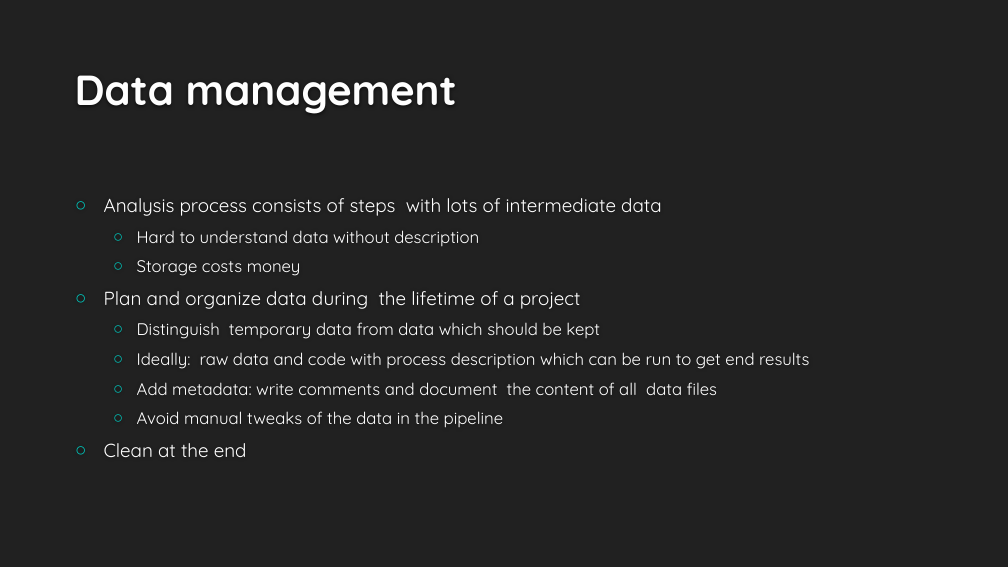
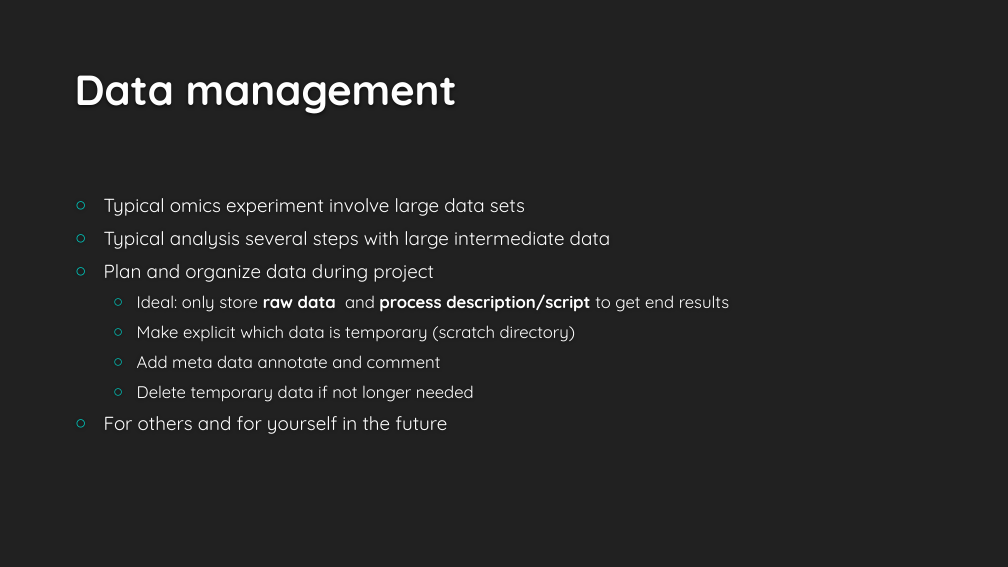
Before and after one commit to wdeleeuw/BBDA_git_course, a slide deck: slide 10 of GitConda.pptx (slide 4 before the commit). Drawn at 1008x567 pixels with LibreOffice and Linux fonts; fonts in the diff are those of the drawing; background and template pictures are left out. Boxes give left, top, right and bottom in pixels: in the first picture for what was removed or moved away, otherwise in the second. Text is boxed around its words. In the diff, an @@ line names an element or a change of style, - is before the commit and + after.

Commit message:
Work on powerpoint

```diff
--- a/GitConda.pptx
+++ b/GitConda.pptx
@@ text at [104, 198, 729, 434]: text changed @@
-○ Analysis process consists of steps with lots of intermediate data
-  ○ Hard to understand data without description
-  ○ Storage costs money
-○ Plan and organize data during the lifetime of a project
-  ○ Distinguish temporary data from data which should be kept
-  ○ Ideally: raw data and code with process description which can be run to get end results
-  ○ Add metadata: write comments and document the content of all data files
-  ○ Avoid manual tweaks of the data in the pipeline
-○ Clean at the end
+○ Typical omics experiment involve large data sets
+○ Typical analysis several steps with large intermediate data
+○ Plan and organize data during project
+  ○ Ideal: only store raw data and process description/script to get end results
+  ○ Make explicit which data is temporary (scratch directory)
+  ○ Add meta data annotate and comment
+  ○ Delete temporary data if not longer needed
+○ For others and for yourself in the future
```
Also in this commit, not shown: 4 other slides changed, 7 slides added, 3 slides removed.
